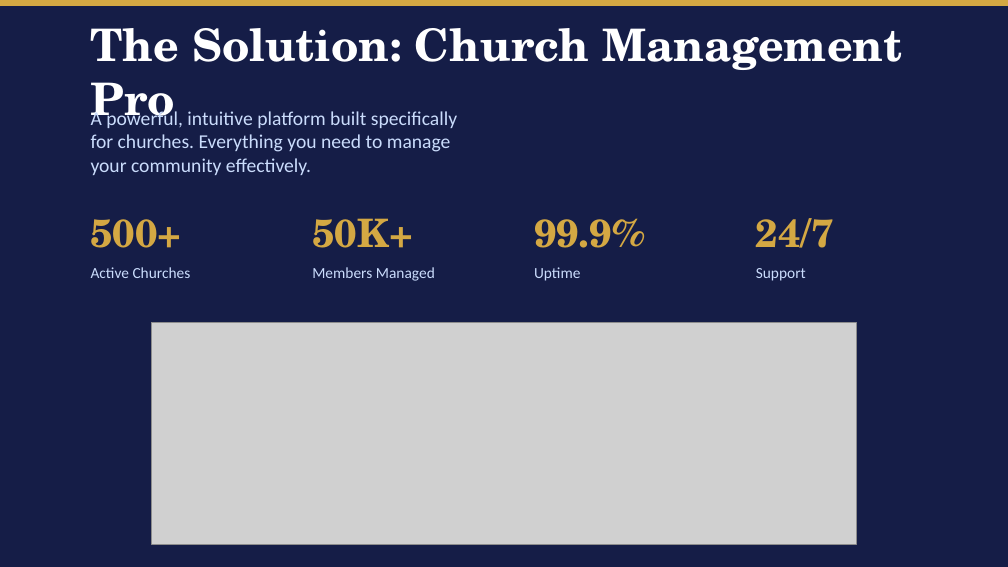
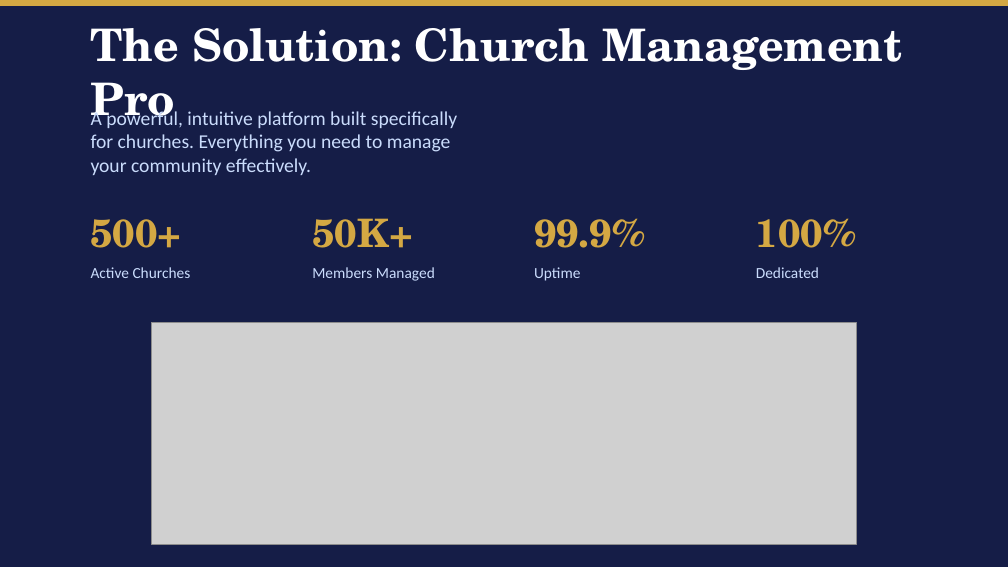
Before and after one commit to Peguy24/ChurchManagementPro, a slide deck: slide 3 of public/presentations/presentation_en.pptx. Drawn at 1008x567 pixels with LibreOffice and Linux fonts; fonts in the diff are those of the drawing; grey boxes stand for pictures. Boxes give left, top, right and bottom in pixels: in the first picture for what was removed or moved away, otherwise in the second. Text is boxed around its words. In the diff, an @@ line names an element or a change of style, - is before the commit and + after.

```diff
--- a/public/presentations/presentation_en.pptx
+++ b/public/presentations/presentation_en.pptx
@@ text at box(756, 218, 856, 248): text changed @@
-24/7
+100%
@@ text at box(756, 267, 819, 278): text changed @@
-Support
+Dedicated
```
Also in this commit, not shown: 1 other file.
